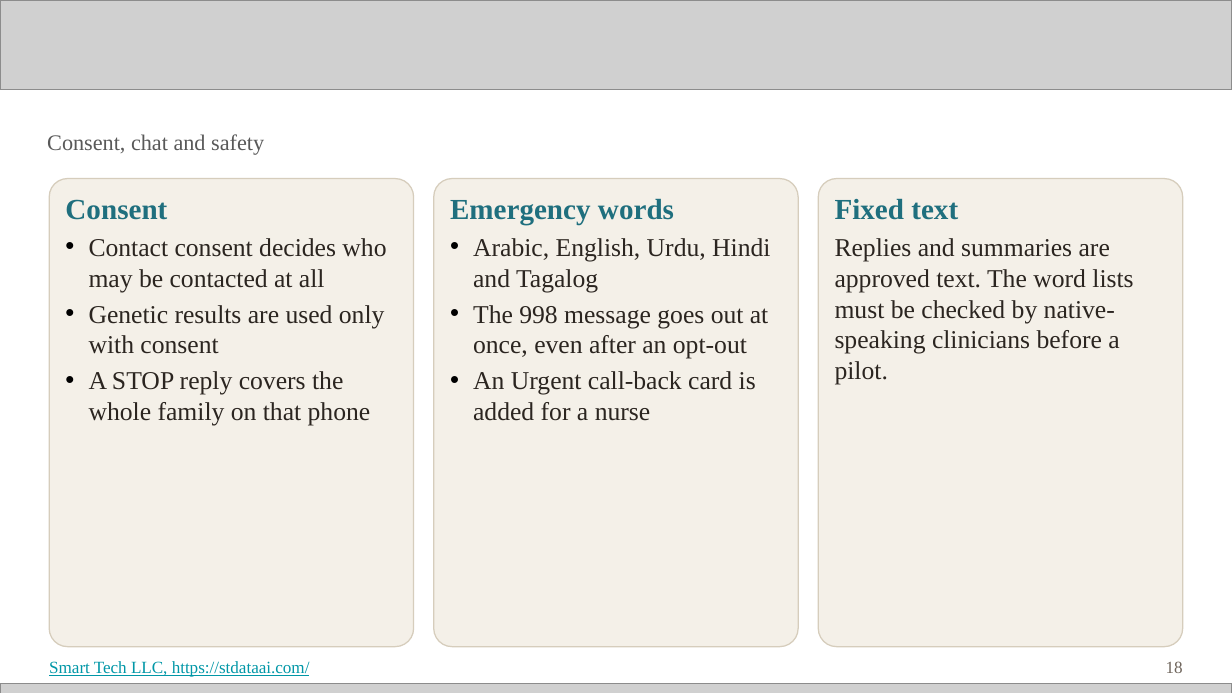
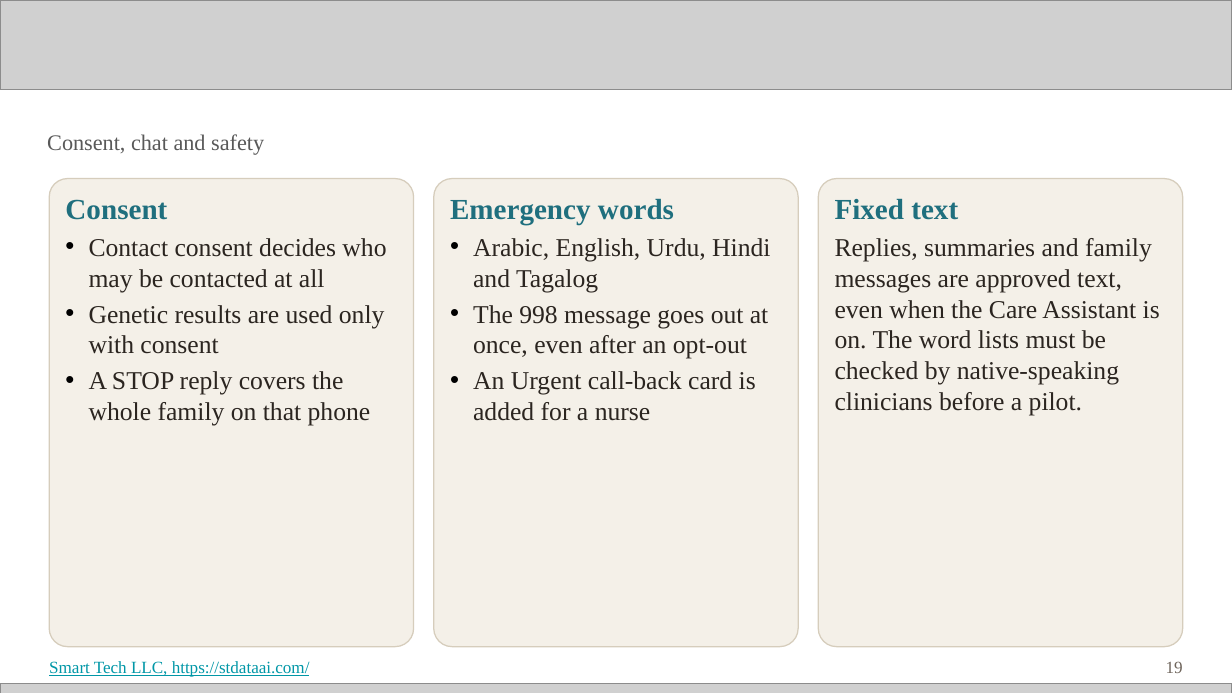
Before and after one commit to Smarttechk/Hack2Skill_Precision-Prevention, a slide deck: slide 19 of docs/Technical_Deck.pptx (slide 18 before the commit). Drawn at 1232x693 pixels with LibreOffice and Linux fonts; fonts in the diff are those of the drawing; grey boxes stand for pictures. Boxes give left, top, right and bottom in pixels: in the first picture for what was removed or moved away, otherwise in the second. Text is boxed around its words. In the diff, an @@ line names an element or a change of style, - is before the commit and + after.

```diff
--- a/docs/Technical_Deck.pptx
+++ b/docs/Technical_Deck.pptx
@@ text at (835,238,1160,416): text changed @@
-Replies and summaries are approved text. The word lists must be checked by native-speaking clinicians before a pilot.
+Replies, summaries and family messages are approved text, even when the Care Assistant is on. The word lists must be checked by native-speaking clinicians before a pilot.
@@ page number at (1166,661,1183,673): text changed @@
-18
+19
```
Also in this commit, not shown: 2 other slides changed, 1 slide added, 19 other files.
